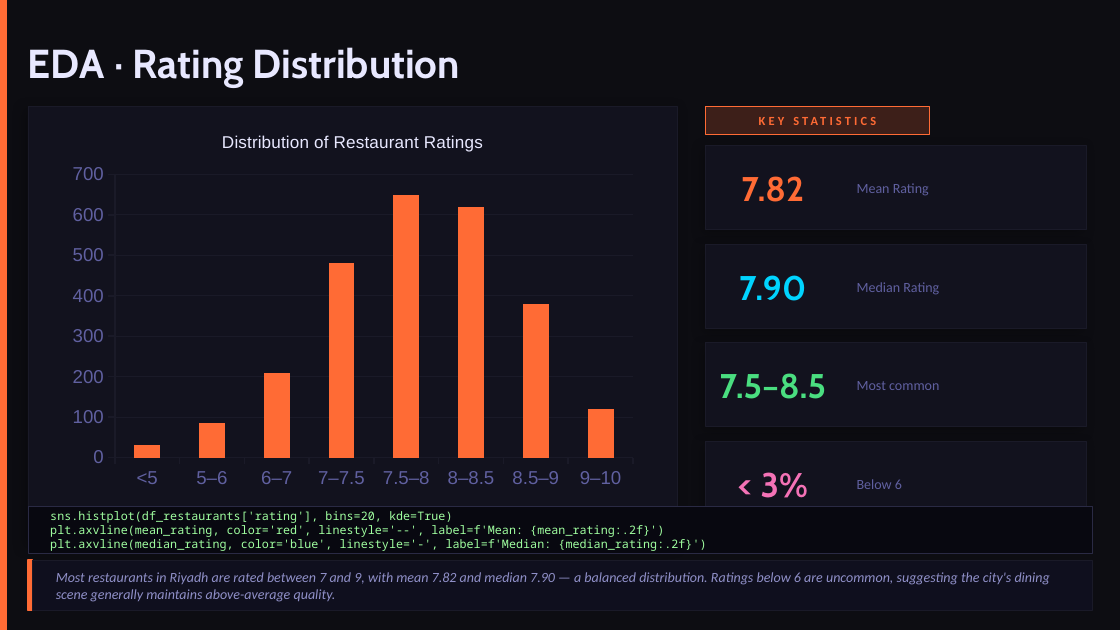
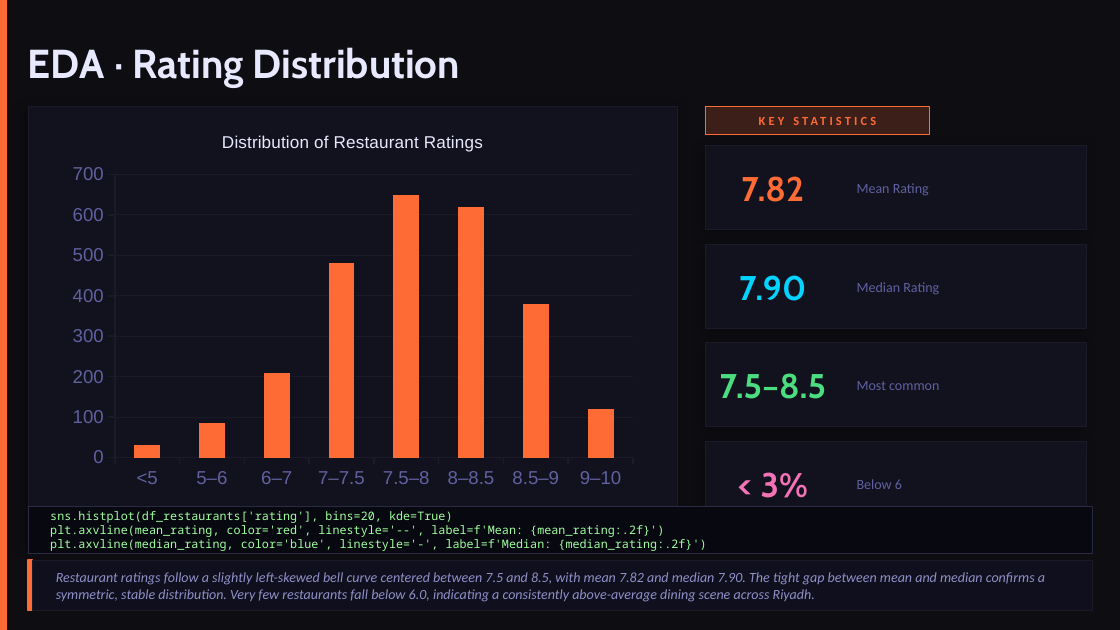
Before and after one commit to AbdulrahmanB-25/EDA_Project, a slide deck: slide 10 of presentation.pptx (slide 4 before the commit). Drawn at 1120x630 pixels with LibreOffice and Linux fonts; fonts in the diff are those of the drawing. Boxes give left, top, right and bottom in pixels: in the first picture for what was removed or moved away, otherwise in the second. Text is boxed around its words. In the diff, an @@ line names an element or a change of style, - is before the commit and + after.

```diff
--- a/presentation.pptx
+++ b/presentation.pptx
@@ text at (x1=56, y1=572, x2=1045, y2=602): text changed @@
-Most restaurants in Riyadh are rated between 7 and 9, with mean 7.82 and median 7.90 — a balanced distribution. Ratings below 6 are uncommon, suggesting the city's dining scene generally maintains above-average quality.
+Restaurant ratings follow a slightly left-skewed bell curve centered between 7.5 and 8.5, with mean 7.82 and median 7.90. The tight gap between mean and median confirms a symmetric, stable distribution. Very few restaurants fall below 6.0, indicating a consistently above-average dining scene across Riyadh.
```
Also in this commit, not shown: 16 other slides changed, 7 slides added, 1 slide removed.
